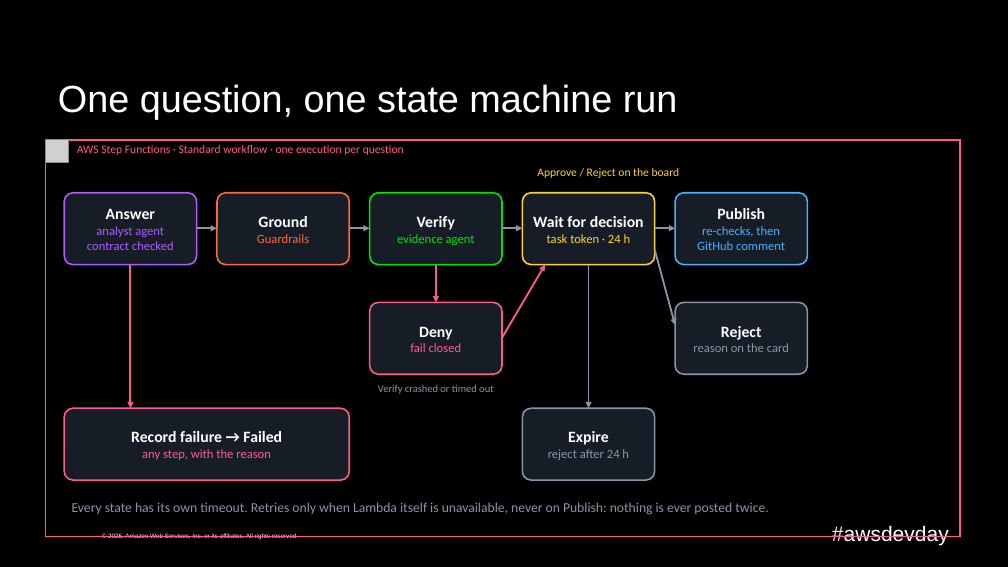
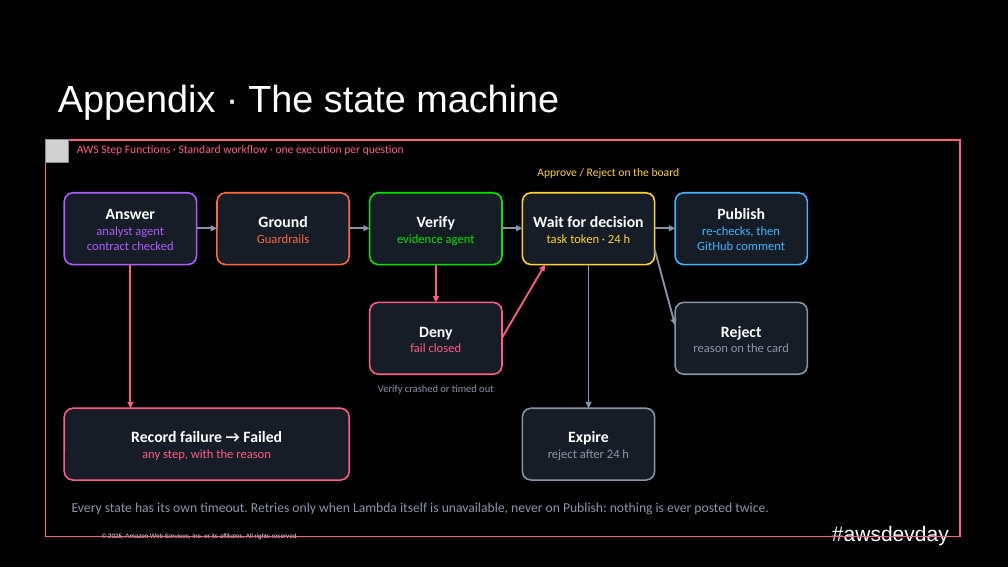
Before and after one commit to caroline-cah/lakehouse-harness, a slide deck: slide 38 of talk/harness-engineering-live.pptx (slide 9 before the commit). Drawn at 1008x567 pixels with LibreOffice and Linux fonts; fonts in the diff are those of the drawing; grey boxes stand for pictures; background and template pictures are left out. Boxes give left, top, right and bottom in pixels: in the first picture for what was removed or moved away, otherwise in the second. Text is boxed around its words. In the diff, an @@ line names an element or a change of style, - is before the commit and + after.

```diff
--- a/talk/harness-engineering-live.pptx
+++ b/talk/harness-engineering-live.pptx
@@ title at [58, 84, 559, 119]: text changed @@
-One question, one state machine run
+Appendix · The state machine
```
Also in this commit, not shown: 11 other slides changed, 17 slides added, 9 slides removed, 13 other files.
